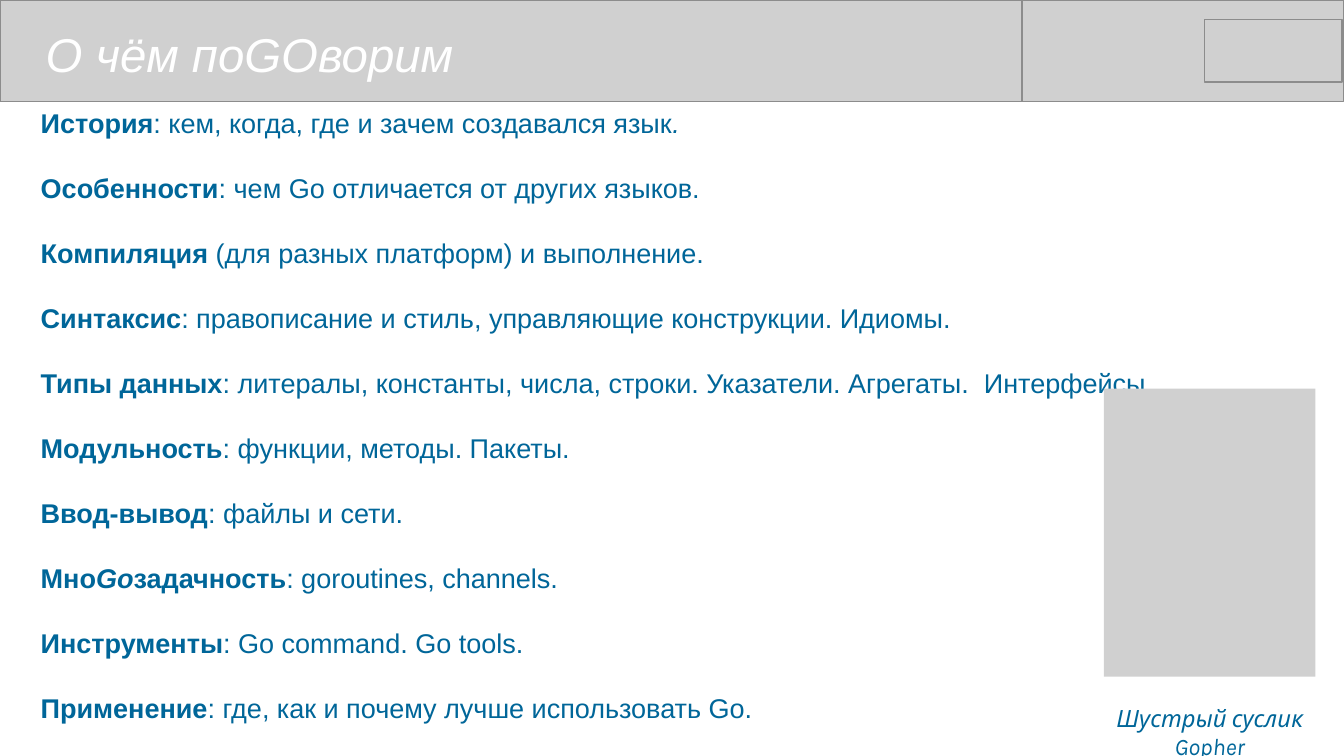
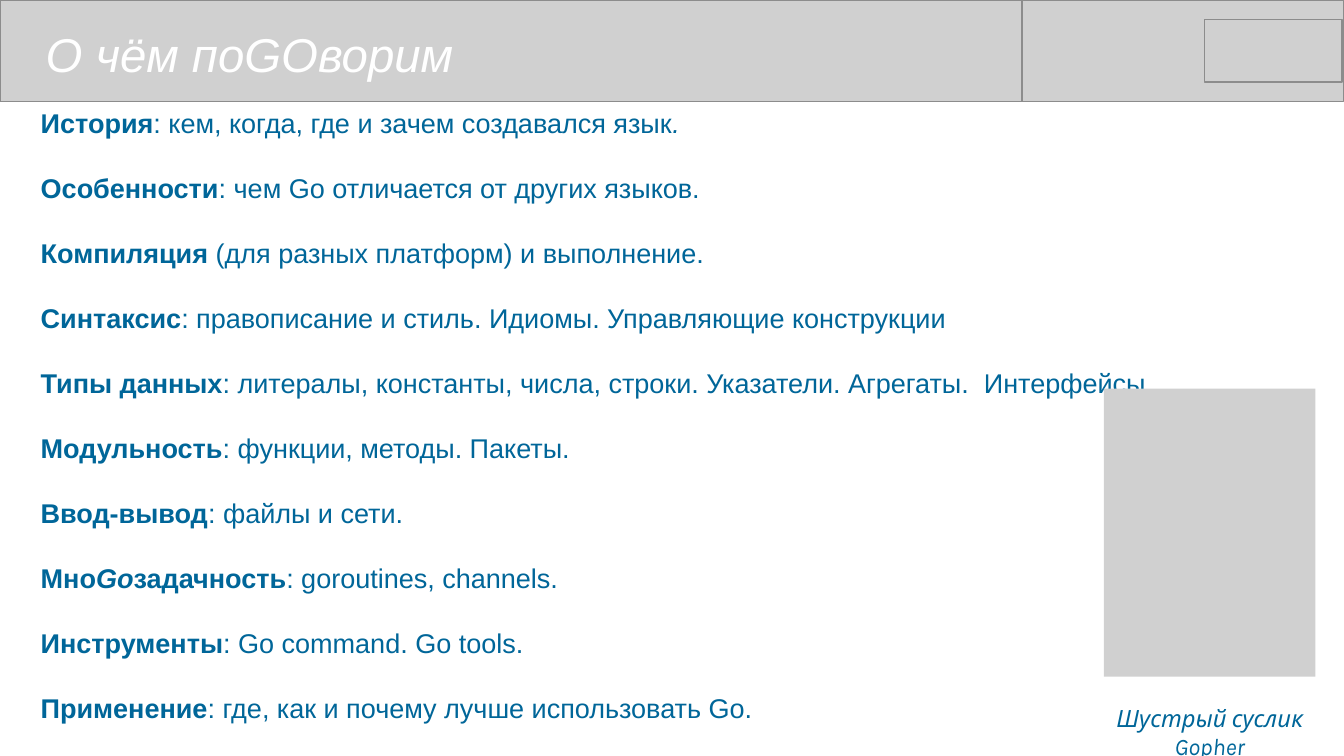
Before and after one commit to mike-shock/Go_language, a slide deck: slide 2 of Go_Intro.odp. Drawn at 1344x756 pixels with LibreOffice and Linux fonts; fonts in the diff are those of the drawing; grey boxes stand for pictures. Boxes give left, top, right and bottom in pixels: in the first picture for what was removed or moved away, otherwise in the second. Text is boxed around its words. In the diff, an @@ line names an element or a change of style, - is before the commit and + after.

```diff
--- a/Go_Intro.odp
+++ b/Go_Intro.odp
@@ text at [41,309,946,333]: text changed @@
-Синтаксис: правописание и стиль, управляющие конструкции. Идиомы.
+Синтаксис: правописание и стиль. Идиомы. Управляющие конструкции
```
Also in this commit, not shown: 13 other slides changed.
